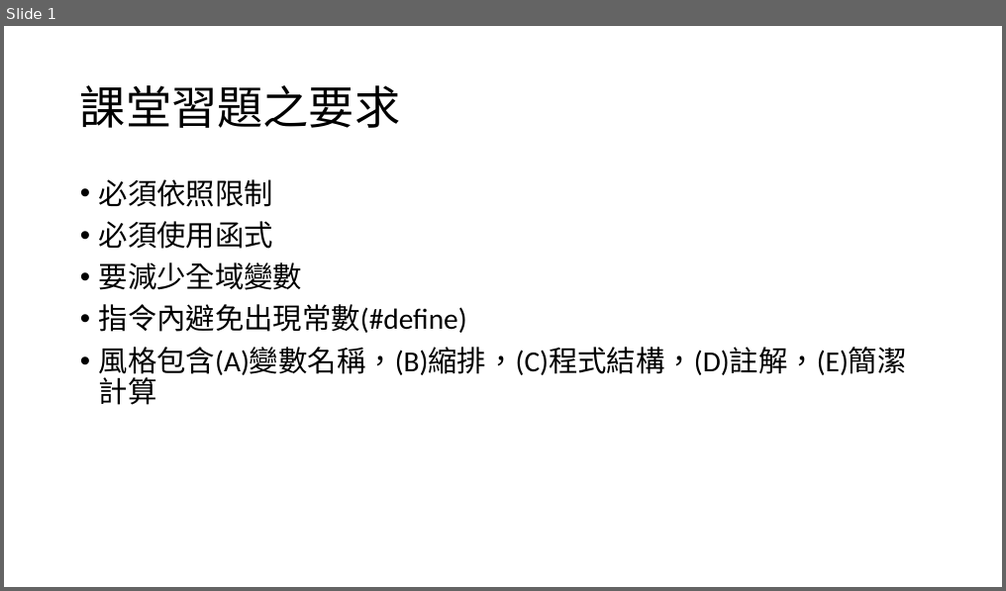
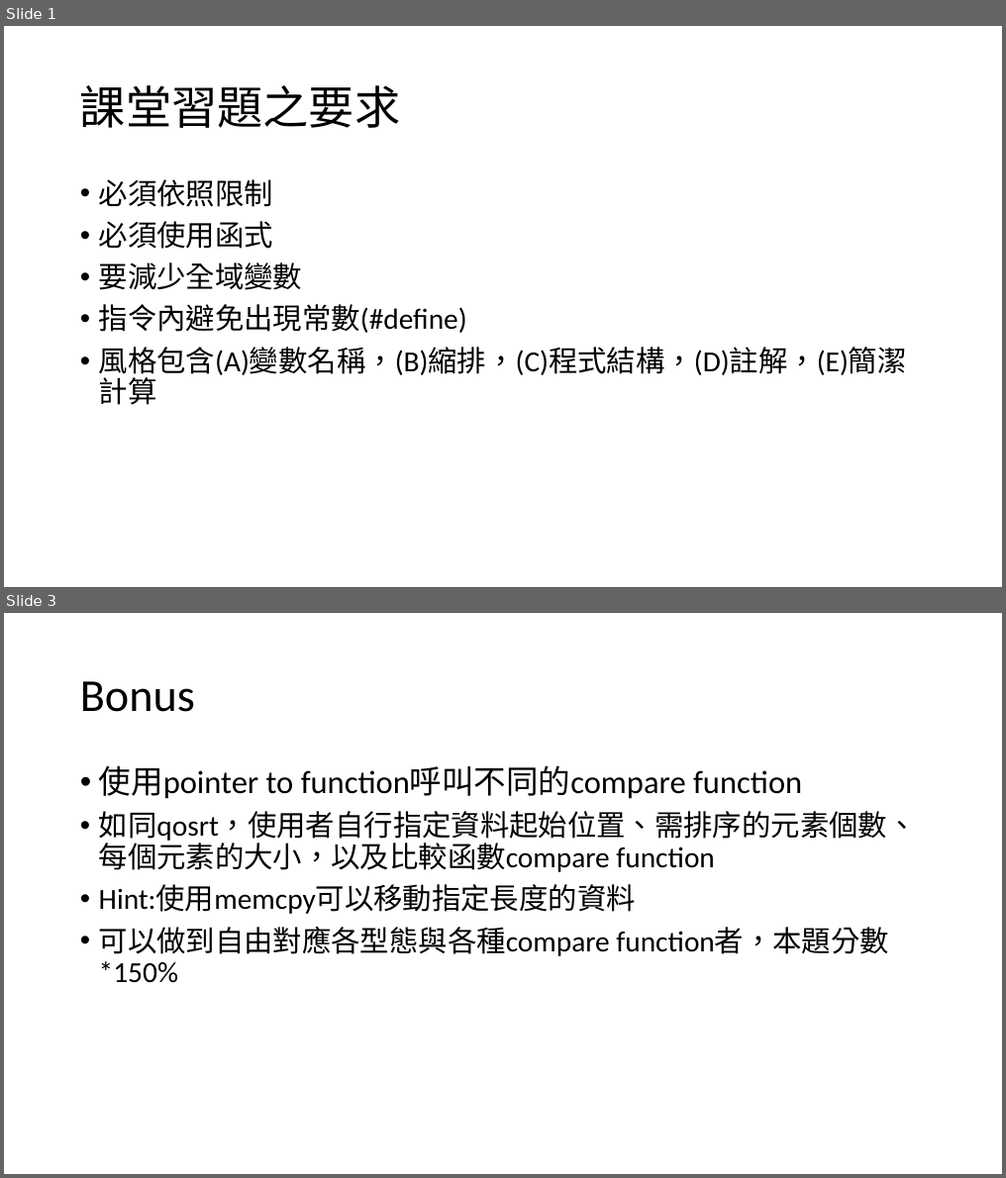
Before and after one commit to LeafLu0315/CS_Programming, a slide deck: 主題習題/EX5/Question.pptx. Shown one above the other, each under a label of ours: slide 1 before the commit, slides 1 and 3 after it; the slides between them are not shown. The pictures are 1006x591 and 1006x1178 pixels, drawn with LibreOffice and Linux fonts; fonts in the diff are those of the drawing. Boxes give left, top, right and bottom in pixels: in the first picture for what was removed or moved away, otherwise in the second. Text is boxed around its words. In the diff, an @@ line names an element or a change of style, - is before the commit and + after.

```diff
--- a/主題習題/EX5/Question.pptx
+++ b/主題習題/EX5/Question.pptx
@@ slide 3 added at bbox=[4, 613, 1002, 1174], background #FFFFFF @@
@@ title added at bbox=[80, 681, 195, 712], 44 pt, text #000000 @@
+Bonus
@@ text added at bbox=[99, 765, 917, 983], 28 pt, text #000000 @@
+  • 使用pointer to function呼叫不同的compare function
+• 如同qosrt，使用者自行指定資料起始位置、需排序的元素個數、每個元素的大小，以及比較函數compare function
+• Hint:使用memcpy可以移動指定長度的資料
+• 可以做到自由對應各型態與各種compare function者，本題分數*150%
```
Also in this commit, not shown: 1 slide changed, 2 other files.
